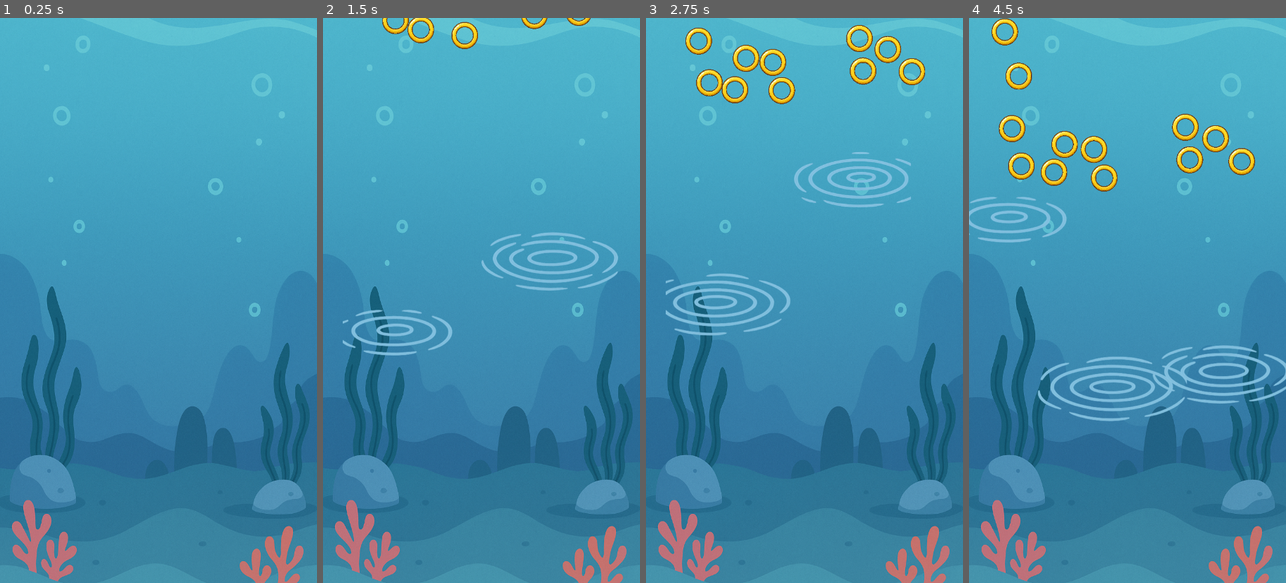
Above: before the commit, frames 1-4 (left to right).
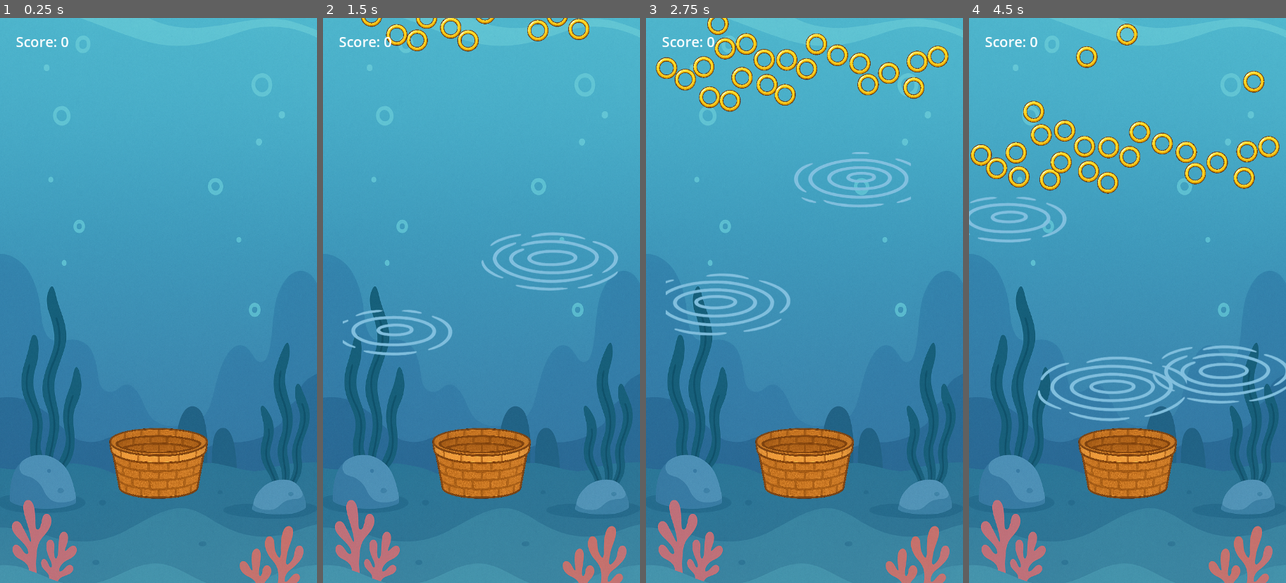
Above: after the commit, the same moments.

Repository: ericso/aqua-launch
Game: Godot game, scene res://main.tscn
Same seed, same stepped clock (60 frames per second), same inputs: the game is played once before the commit and once after it.
Inputs (mouse positions are in pixels of both pictures, inside the frame that each line leads up to):
- Up to frame 1 (0.25 s): no input
- Up to frame 2 (1.5 s): tap Enter at 0.5 s; move the mouse to (551, 272) at 0.52 s; click (551, 272) at 0.67 s; move the mouse to (418, 328) at 1.27 s; click (418, 328) at 1.42 s
- Up to frame 3 (2.75 s): move the mouse to (836, 176) at 2.02 s; click (836, 176) at 2.17 s
- Up to frame 4 (4.5 s): move the mouse to (1111, 413) at 2.77 s; click (1111, 413) at 2.92 s; move the mouse to (1222, 385) at 3.52 s; click (1222, 385) at 3.67 s; move the mouse to (1032, 215) at 4.27 s; click (1032, 215) at 4.42 s

The runs differ from the first frame. In frame 1, 3.4% of the frame differs, in the area x 5-66%, y 3-86%; in frame 2, 4.9%; in frame 3, 7.9%; in frame 4, 8.8%, in the area x 0-98%, y 0-86%.

Commit message:
add a basket in which the rings enter and a score goes up

Diff:
--- /dev/null
+++ b/ScoreManager.gd
@@ -0,0 +1,12 @@
+extends Node
+
+var score: int = 0
+
+func add_score(amount: int = 1) -> void:
+	score += amount
+
+func reset_score() -> void:
+	score = 0
+
+func get_score() -> int:
+	return score
--- /dev/null
+++ b/basket.gd
@@ -0,0 +1,17 @@
+extends Area2D
+
+signal ring_collected
+
+@export var basket_scale: float = 1.0
+
+func _ready():
+	connect("body_entered", Callable(self, "_on_body_entered"))
+
+	# resize the basket
+	$Sprite.scale = Vector2.ONE * basket_scale
+	$CollisionShape.scale = Vector2.ONE * basket_scale
+
+func _on_body_entered(body):
+	if body.is_in_group("rings"):
+		body.queue_free()
+		emit_signal("ring_collected")
--- /dev/null
+++ b/basket.tscn
@@ -0,0 +1,17 @@
+[gd_scene load_steps=4 format=3 uid="uid://dkrhg1qvmr68d"]
+
+[ext_resource type="Script" uid="uid://bexbk8vr8miiv" path="res://basket.gd" id="1_7qm31"]
+[ext_resource type="Texture2D" uid="uid://bwtvfgyhk06vq" path="res://basket.png" id="2_e01at"]
+
+[sub_resource type="RectangleShape2D" id="RectangleShape2D_e01at"]
+size = Vector2(729, 473)
+
+[node name="Basket" type="Area2D"]
+script = ExtResource("1_7qm31")
+
+[node name="Sprite" type="Sprite2D" parent="."]
+texture = ExtResource("2_e01at")
+
+[node name="CollisionShape" type="CollisionShape2D" parent="."]
+position = Vector2(6.5, 86.5)
+shape = SubResource("RectangleShape2D_e01at")
--- a/main.gd
+++ b/main.gd
@@ -7,14 +7,21 @@
 
 # spawn rate of rings is dependent on the number of rings on screen
 # more rings on screen increases the spawn interval
-@export var spawn_interval := 0.1 # default spawn rate in seconds
-@export var base_interval := 0.1
-@export var interval_per_ring := 0.5
-@export var max_interval := 1.0
+@export var spawn_interval := 0.05 # default spawn rate in seconds
+@export var base_interval := 0.05
+@export var interval_per_ring := 0.1
+@export var max_interval := 0.5
 
 @export var nudge_force = 50000
 var min_nudge_force = 100
 var max_nudge_force = nudge_force / 3
+
+func _ready():
+	var basket = preload("res://basket.tscn").instantiate()
+	basket.position = get_viewport_rect().size / 2 + Vector2(0, 350)
+	basket.basket_scale = 0.3
+	basket.connect("ring_collected", Callable(self, "_on_ring_collected"))
+	add_child(basket)
 
 func _process(delta: float) -> void:
 	spawn_timer += delta
@@ -39,7 +46,7 @@
 	var ring = ring_scene.instantiate()
 	var x_pos = randf_range(50, 670) # Avoid edges of 720px wide screen
 	ring.position = Vector2(x_pos, -100)
-	ring.ring_scale = 0.1
+	ring.ring_scale = 0.08
 	add_child(ring)
 
 func _unhandled_input(event: InputEvent) -> void:
@@ -61,3 +68,7 @@
 				continue
 			var force = clamp(nudge_force / distance, min_nudge_force, max_nudge_force)  # Inverse falloff
 			ring.apply_impulse(dir.normalized() * force)
+
+func _on_ring_collected() -> void:
+	ScoreManager.add_score(1)
+	$UI/Score.text = "Score: %d" % ScoreManager.get_score()
--- a/main.tscn
+++ b/main.tscn
@@ -8,6 +8,9 @@
 
 [sub_resource type="RectangleShape2D" id="RectangleShape2D_h2yge"]
 size = Vector2(8, 2000)
+
+[sub_resource type="LabelSettings" id="LabelSettings_0xm2m"]
+font_size = 32
 
 [node name="Main" type="Node2D"]
 script = ExtResource("1_0xm2m")
@@ -33,5 +36,13 @@
 
 [node name="UI" type="CanvasLayer" parent="."]
 
+[node name="Score" type="Label" parent="UI"]
+offset_left = 36.0
+offset_top = 31.0
+offset_right = 160.0
+offset_bottom = 93.0
+text = "Score: 0"
+label_settings = SubResource("LabelSettings_0xm2m")
+
 [node name="Camera2D" type="Camera2D" parent="."]
 offset = Vector2(360, 640)
--- a/project.godot
+++ b/project.godot
@@ -15,6 +15,10 @@
 config/features=PackedStringArray("4.4", "Mobile")
 config/icon="res://icon.svg"
 
+[autoload]
+
+ScoreManager="*res://ScoreManager.gd"
+
 [display]
 
 window/size/viewport_width=720
Not shown, added: ScoreManager.gd.uid
Not shown, added: basket.gd.uid
Binary file added: basket.png
Not shown, added: basket.png.import
Not shown: 1 places in main.tscn that only renumber resources
